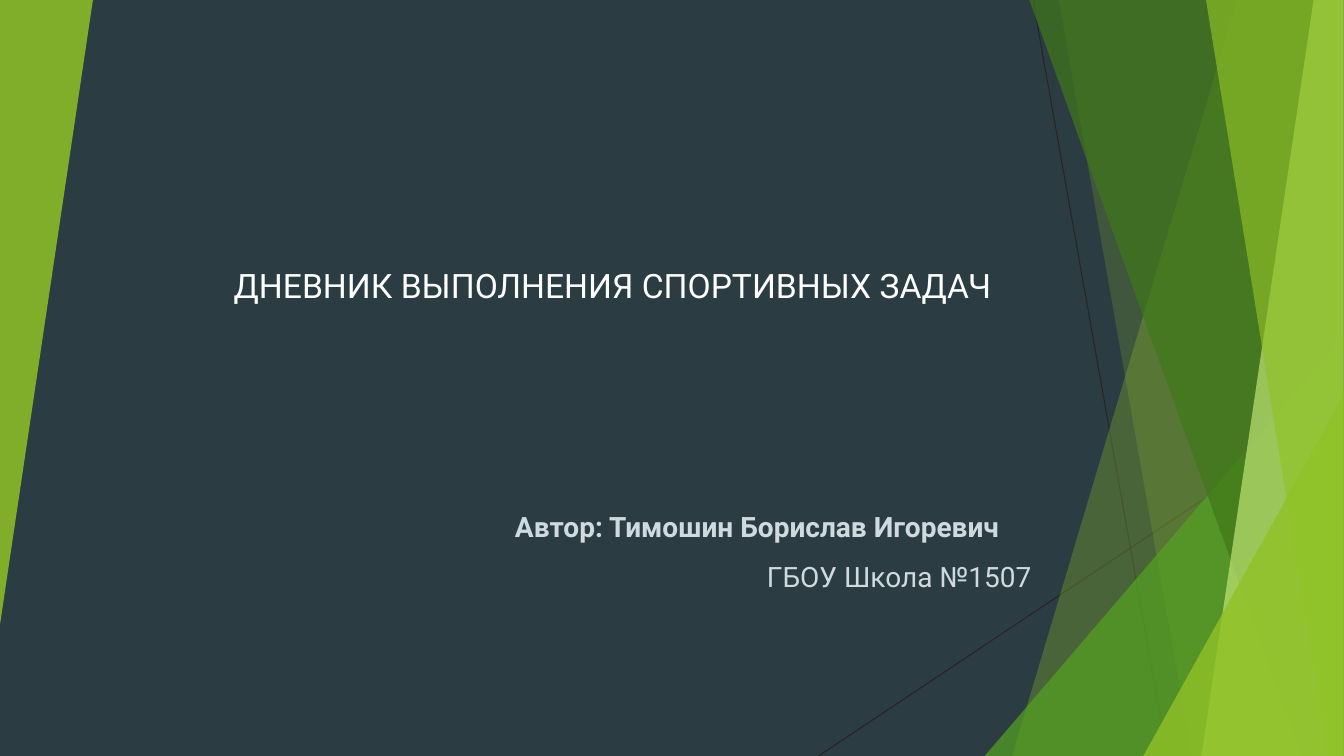
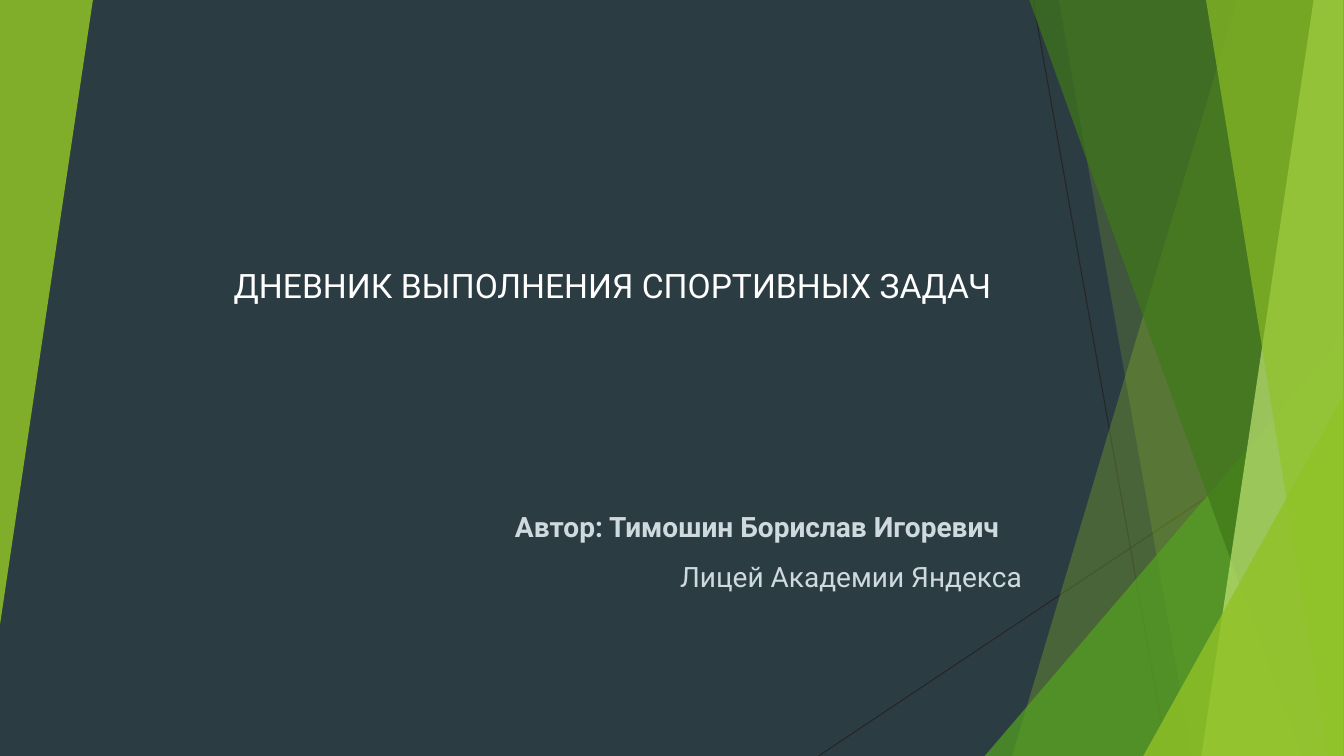
Before and after one commit to BorislavTimoshin/TaskCompletionDiary, a slide deck: slide 1 of description_project/Презентация.pptx. Drawn at 1344x756 pixels with LibreOffice and Linux fonts; fonts in the diff are those of the drawing. Boxes give left, top, right and bottom in pixels: in the first picture for what was removed or moved away, otherwise in the second. Text is boxed around its words. In the diff, an @@ line names an element or a change of style, - is before the commit and + after.

```diff
--- a/description_project/Презентация.pptx
+++ b/description_project/Презентация.pptx
@@ text at (680,567,1022,592): text changed @@
-ГБОУ Школа №1507
+Лицей Академии Яндекса
```
Also in this commit, not shown: 1 other slide changed, 3 other files.
